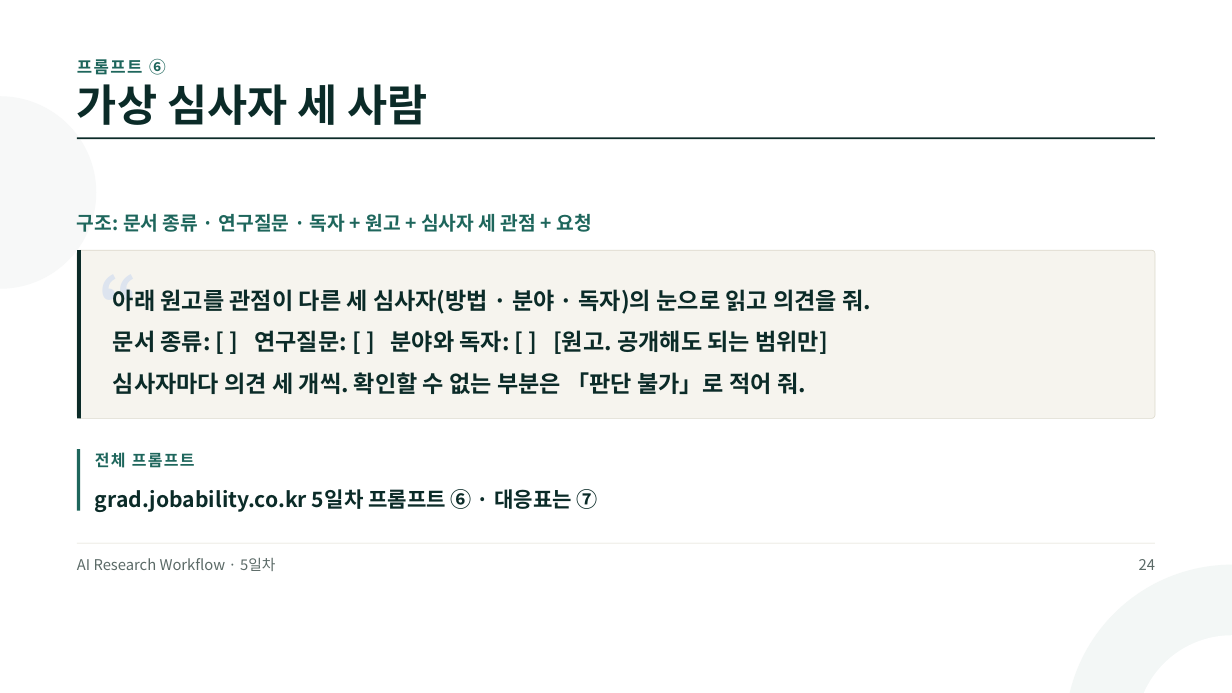
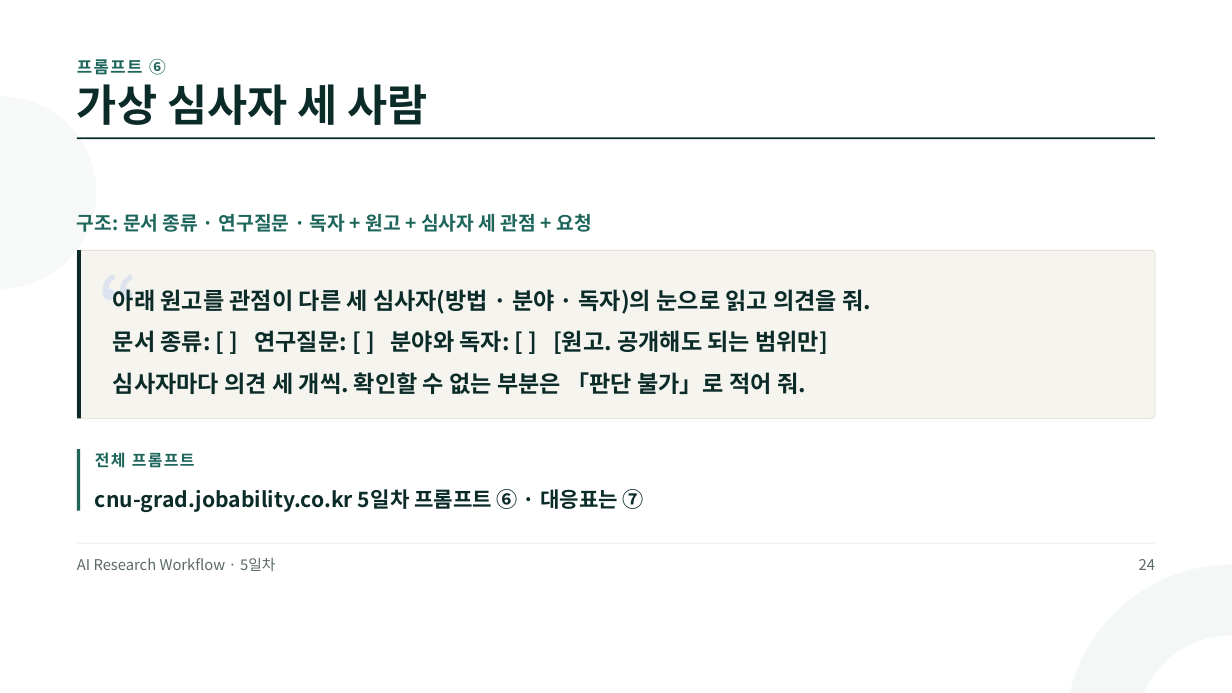
Before and after one commit to jungaistar/materials, a slide deck: slide 24 of grad/grad_day5.pptx. Drawn at 1232x693 pixels with LibreOffice and Linux fonts; fonts in the diff are those of the drawing. Boxes give left, top, right and bottom in pixels: in the first picture for what was removed or moved away, otherwise in the second. Text is boxed around its words. In the diff, an @@ line names an element or a change of style, - is before the commit and + after.

Commit message:
grad 강의 PT 3~5일차 갱신

```diff
--- a/grad/grad_day5.pptx
+++ b/grad/grad_day5.pptx
@@ text at (95, 489, 644, 512): text changed @@
-grad.jobability.co.kr 5일차 프롬프트 ⑥ · 대응표는 ⑦
+cnu-grad.jobability.co.kr 5일차 프롬프트 ⑥ · 대응표는 ⑦
```
Also in this commit, not shown: 9 other slides changed, 5 other files.
